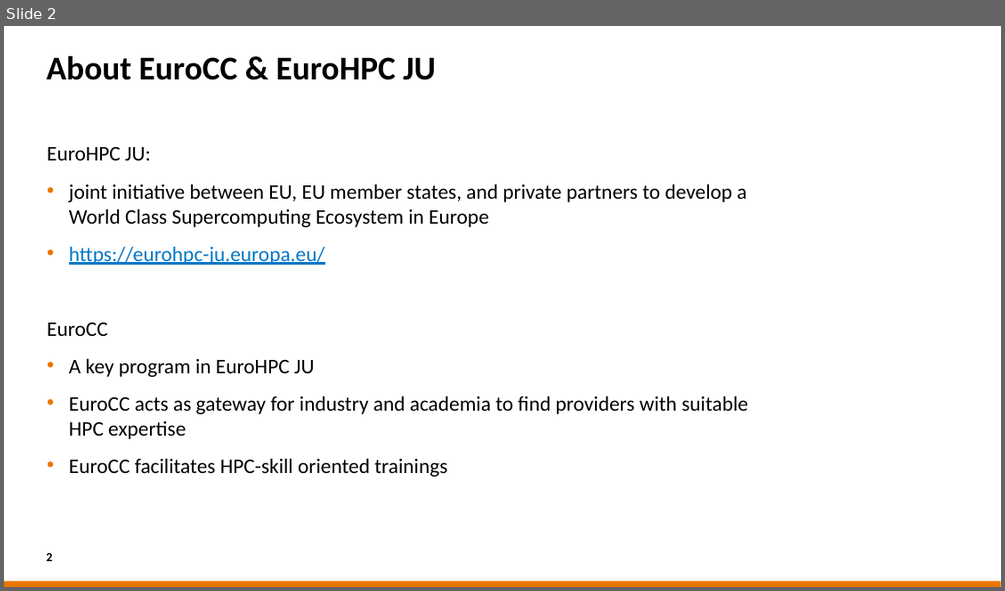
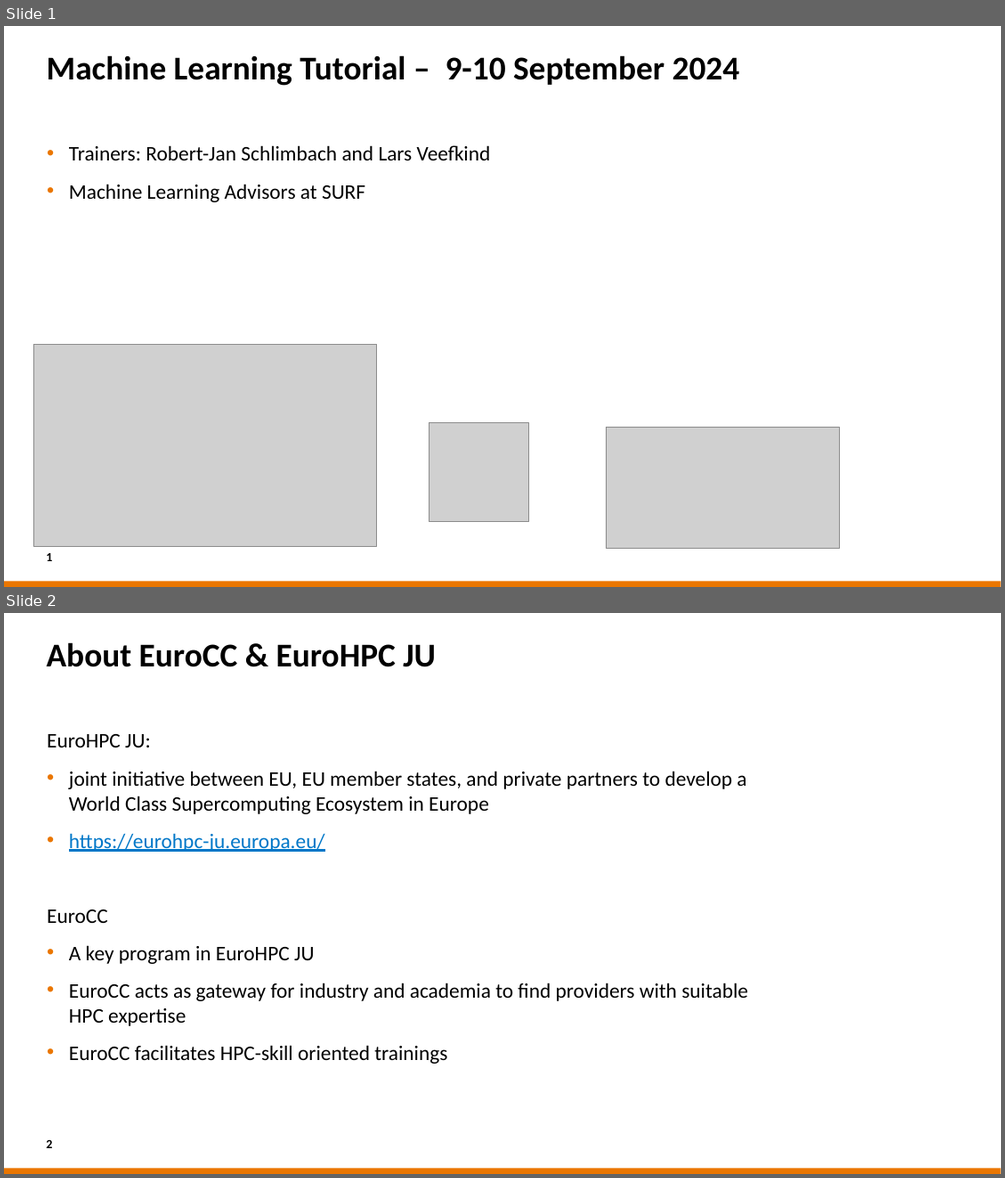
Before and after one commit to sara-nl/HPML-course-materials, a slide deck: Day1/slides/EuroHPC_HPML_welcome.pptx. Shown one above the other, each under a label of ours: slide 2 before the commit, slides 1 and 2 after it. The pictures are 1005x591 and 1005x1178 pixels, drawn with LibreOffice and Linux fonts; fonts in the diff are those of the drawing; grey boxes stand for pictures; background and template pictures are left out. Boxes give left, top, right and bottom in pixels: in the first picture for what was removed or moved away, otherwise in the second. Text is boxed around its words. In the diff, an @@ line names an element or a change of style, - is before the commit and + after.

```diff
--- a/Day1/slides/EuroHPC_HPML_welcome.pptx
+++ b/Day1/slides/EuroHPC_HPML_welcome.pptx
@@ slide 1 added at [4,26,1001,587], background #FFFFFF; not listed: 1 template element that a slide beside it also shows @@
@@ title added at [47,55,740,86], 32 pt, text #000000, bold @@
+Machine Learning Tutorial – 9-10 September 2024
@@ text added at [69,145,491,202], 20 pt, text #000000 @@
+• Trainers: Robert-Jan Schlimbach and Lars Veefkind
+• Machine Learning Advisors at SURF
@@ picture added at [33,344,376,546] @@
@@ picture added at [429,423,528,522] @@
@@ picture added at [606,426,840,548] @@
@@ page number added at [46,553,52,561], 12 pt, text #000000, bold @@
+1
```
Also in this commit, not shown: 4 slides changed, 3 slides removed, 1 other file.
